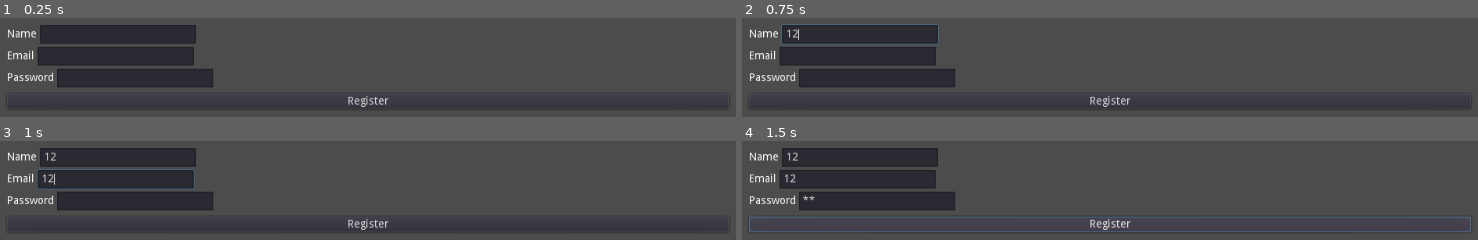
Above: before the commit, frames 1-4 (two rows, left to right).
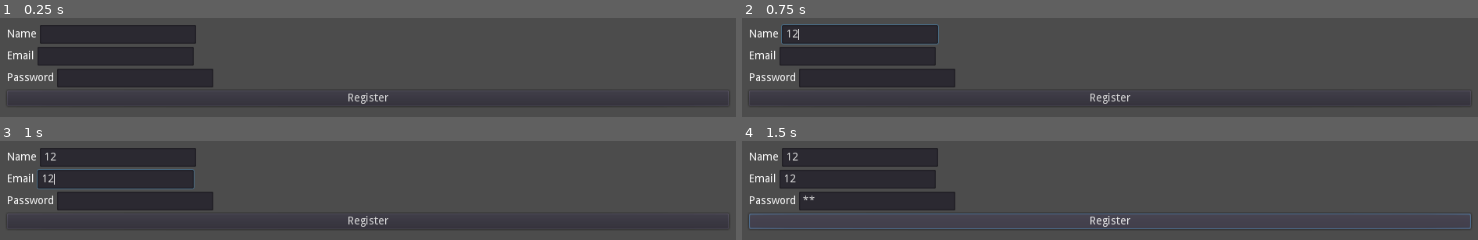
Above: after the commit, the same moments.

Repository: Structed/godot-playfab
Game: Godot game, scene res://Scenes/Register.tscn
Two runs of this game, one before a commit and one after it. Both use one fixed random seed, a clock stepped at 60 frames per second and the inputs below.
Inputs (mouse positions are in pixels of both pictures, inside the frame that each line leads up to):
- Up to frame 1 (0.25 s): no input
- Up to frame 2 (0.75 s): click (859, 34) at 0.52 s; type "12" at 0.6 s
- Up to frame 3 (1 s): click (117, 179) at 0.75 s; type "12" at 0.83 s; click (132, 201) at 0.98 s
- Up to frame 4 (1.5 s): type "12" at 1.07 s; click "Register" at 1.25 s

The runs differ from the first frame. In frame 1, 0.3% of the frame differs, in the area x 47-53%, y 75-90%; in frame 2, 0.3%; in frame 3, 0.3%; in frame 4, 3.4%, in the area x 0-100%, y 73-92%.

Commit message:
Removed unused HBox

Diff:
--- a/src/godot-addon/Scenes/Register.tscn
+++ b/src/godot-addon/Scenes/Register.tscn
@@ -99,11 +99,6 @@
 size_flags_vertical = 3
 bbcode_enabled = true
 
-[node name="HBox" type="HBoxContainer" parent="MarginContainer/Register"]
-margin_top = 84.0
-margin_right = 924.0
-margin_bottom = 84.0
-
 [node name="Register" type="Button" parent="MarginContainer/Register"]
 margin_top = 88.0
 margin_right = 924.0
